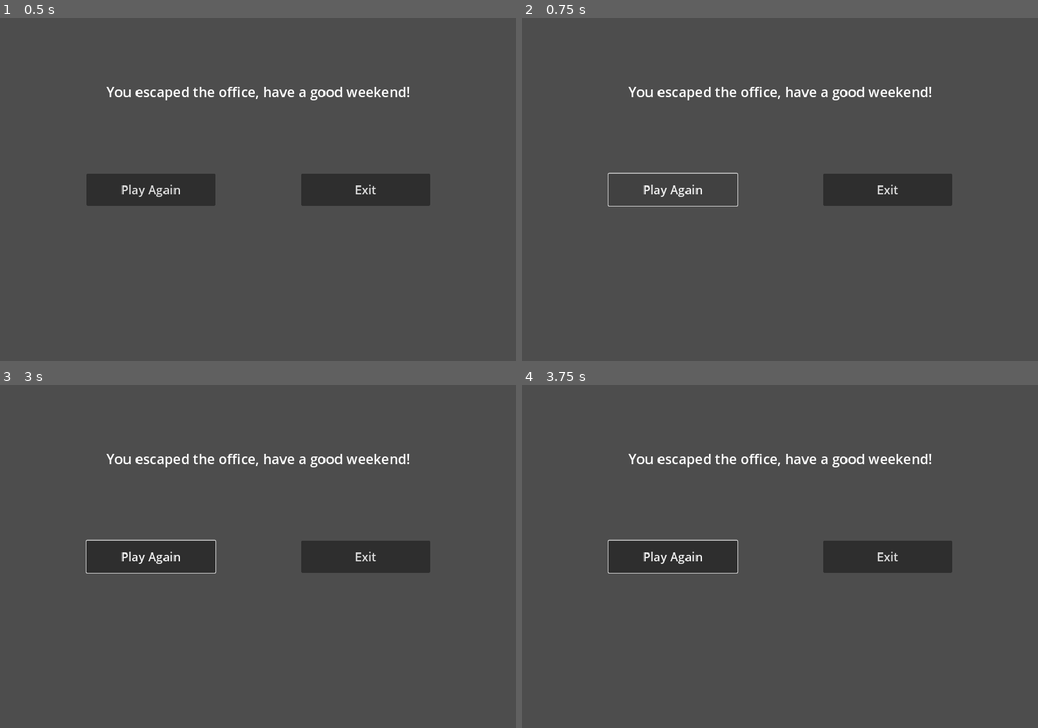
Above: before the commit, frames 1-4 (two rows, left to right).
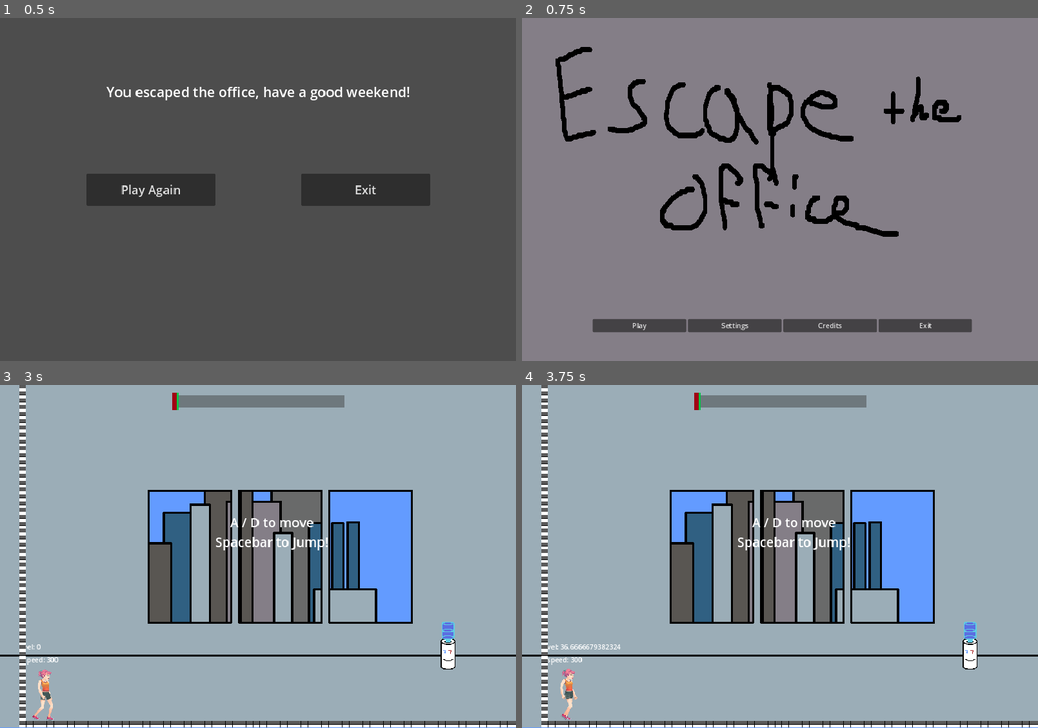
Above: after the commit, the same moments.

Repository: pilsnerpals/escape-gwj
Game: Godot game, scene res://Scenes/Menus/GameComplete.tscn
Two runs of this game, one before a commit and one after it. Both use one fixed random seed, a clock stepped at 60 frames per second and the inputs below. This scene is started directly instead of the project's main scene. The engine's default icon, where the game draws it, is replaced by a stand-in: a white triangle on a blue panel in a dark square. Sound files missing from this copy of the repository are replaced by a short silence.
Inputs (mouse positions are in pixels of both pictures, inside the frame that each line leads up to):
- Up to frame 1 (0.5 s): no input
- Up to frame 2 (0.75 s): click "Play Again" at 0.5 s
- Up to frame 3 (3 s): click (149, 556) at 1.25 s, where only the run before the commit has a clickable "Play Again"; click (149, 556) at 2 s, where only the run before the commit has a clickable "Play Again"; click (118, 693) at 2.75 s, where only the run after the commit has a clickable "Play"
- Up to frame 4 (3.75 s): tap Enter at 3.5 s; hold D (move_right) from 3.53 s (still down)

Frame 1 is identical in both runs. In frame 2, 97% of the frame differs, in the area x 0-100%, y 0-100%; in frame 3, 96%; in frame 4, 96%.

Commit message:
handled game ending

Diff:
--- a/Scenes/Menus/GameComplete.gd
+++ b/Scenes/Menus/GameComplete.gd
@@ -12,7 +12,7 @@
 
 
 func _on_play_again_pressed():
-	get_tree().change_scene_to_file("res://Scenes/MainMenu.tscn")
+	get_tree().change_scene_to_file("res://Scenes/Menus/MainMenu.tscn")
 
 
 func _on_exit_pressed():
--- a/Scenes/game_play.gd
+++ b/Scenes/game_play.gd
@@ -2,6 +2,7 @@
 
 
 @onready var bgm = [$bgm1, $bgm2, $bgm3]
+var maxLevel = 1
 var bgm_current = 0
 @onready var coffees
 @onready var coworkers
@@ -32,21 +33,25 @@
 
 func _onExitReached(level: int):
 	if canSwitch:
-		%LevelSwitchTimer.start()
-		canSwitch = false
-		%Player.position = Vector2(57, 721)
-		currentLevel += 1;
-		#load new scene
-		var level_path = "res://Scenes/Level" + str(currentLevel) + ".tscn"
-		var level_scene = load(level_path)
-		var level_instance = level_scene.instantiate()
-		#this is temporary
+		if currentLevel < maxLevel:
+			%LevelSwitchTimer.start()
+			canSwitch = false
+			%Player.position = Vector2(57, 721)
+			currentLevel += 1;
+			#load new scene
+			var level_path = "res://Scenes/Level" + str(currentLevel) + ".tscn"
+			var level_scene = load(level_path)
+			var level_instance = level_scene.instantiate()
+			#this is temporary
 
-		add_child(level_instance)
-		#unload old scene
-		currentLevelScene.queue_free()
-		currentLevelScene = level_scene
-		handleLevelLoad(currentLevel)
+			add_child(level_instance)
+			#unload old scene
+			currentLevelScene.queue_free()
+			currentLevelScene = level_scene
+			handleLevelLoad(currentLevel)
+		else:
+			get_tree().change_scene_to_file("res://Scenes/Menus/GameComplete.tscn")
+			pass
 
 # Called every frame. 'delta' is the elapsed time since the previous frame.
 func _process(delta):
--- a/Scenes/level1.tscn
+++ b/Scenes/level1.tscn
@@ -1,12 +1,12 @@
-[gd_scene load_steps=11 format=3 uid="uid://bcplgry3oau3w"]
+[gd_scene load_steps=10 format=3 uid="uid://bcplgry3oau3w"]
 
 [ext_resource type="Texture2D" uid="uid://xgmvbbg2dkgw" path="res://Assets/platformer-tileset-template.png" id="1_35obo"]
 [ext_resource type="Texture2D" uid="uid://baq6k86pdgrg4" path="res://Assets/sky.png" id="2_ofiww"]
 [ext_resource type="Texture2D" uid="uid://dc811qfn1p8b8" path="res://Assets/city.png" id="3_ojboh"]
 [ext_resource type="Texture2D" uid="uid://blnuyn34hixvr" path="res://Assets/Office_1.png" id="4_jepg8"]
-[ext_resource type="Texture2D" uid="uid://uvefioi1x3tw" path="res://Assets/stairs.png" id="5_gqjlw"]
 [ext_resource type="PackedScene" uid="uid://dy2ktv3gslcip" path="res://Scenes/Enemies/coworker.tscn" id="6_r5aj2"]
 [ext_resource type="PackedScene" uid="uid://1hwv4xca62y5" path="res://Scenes/Collectible/Coffee.tscn" id="7_hc1ff"]
+[ext_resource type="PackedScene" uid="uid://djnaetxsfq07r" path="res://Scenes/exit.tscn" id="7_k1ey1"]
 
 [sub_resource type="TileSetAtlasSource" id="TileSetAtlasSource_vgbn6"]
 texture = ExtResource("1_35obo")
@@ -1461,9 +1461,6 @@
 physics_layer_0/collision_layer = 16
 sources/0 = SubResource("TileSetAtlasSource_vgbn6")
 
-[sub_resource type="RectangleShape2D" id="RectangleShape2D_vnyvo"]
-size = Vector2(150, 153)
-
 [node name="Level1" type="Node"]
 
 [node name="TileMap" type="TileMap" parent="."]
@@ -1503,20 +1500,6 @@
 
 [node name="Spawn Location2" type="Node2D" parent="."]
 
-[node name="Exit" type="RigidBody2D" parent="."]
-position = Vector2(15038, 703)
-gravity_scale = 0.0
-metadata/_edit_group_ = true
-
-[node name="CollisionShape2D" type="CollisionShape2D" parent="Exit"]
-position = Vector2(3, 3.5)
-shape = SubResource("RectangleShape2D_vnyvo")
-
-[node name="Sprite2D" type="Sprite2D" parent="Exit"]
-rotation = 1.5708
-scale = Vector2(5, 5)
-texture = ExtResource("5_gqjlw")
-
 [node name="Enemies" type="Node" parent="."]
 
 [node name="CoWorker" parent="Enemies" instance=ExtResource("6_r5aj2")]
@@ -1661,3 +1644,6 @@
 
 [node name="Coffee5" parent="Coffees" instance=ExtResource("7_hc1ff")]
 position = Vector2(1125, 533)
+
+[node name="Exit" parent="." instance=ExtResource("7_k1ey1")]
+position = Vector2(15032, 697)
Not shown: 1 places in Scenes/game_play.tscn that only renumber resources
